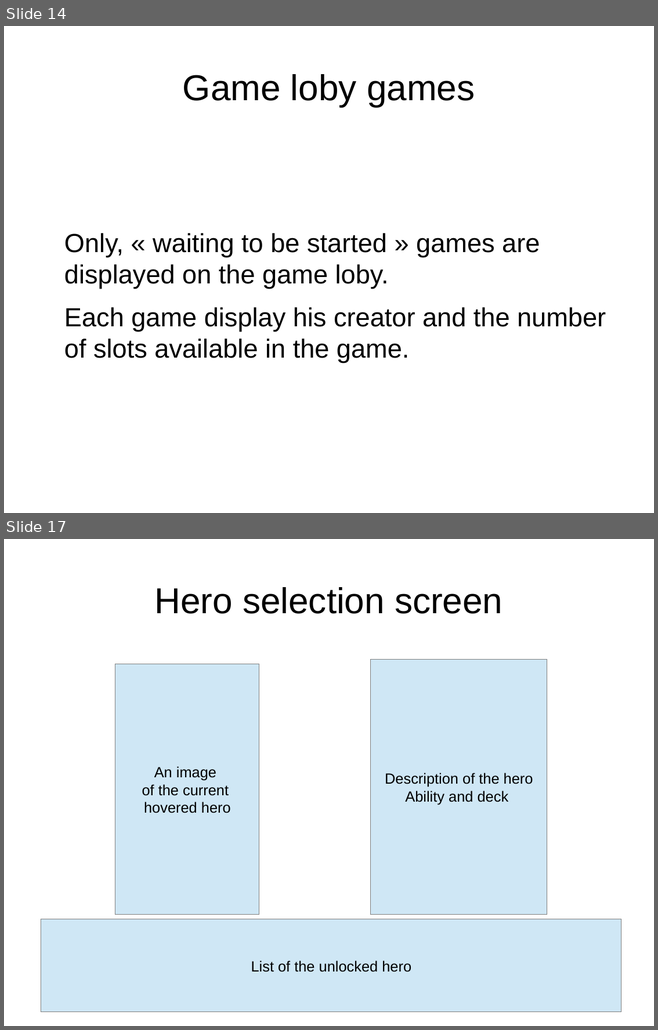
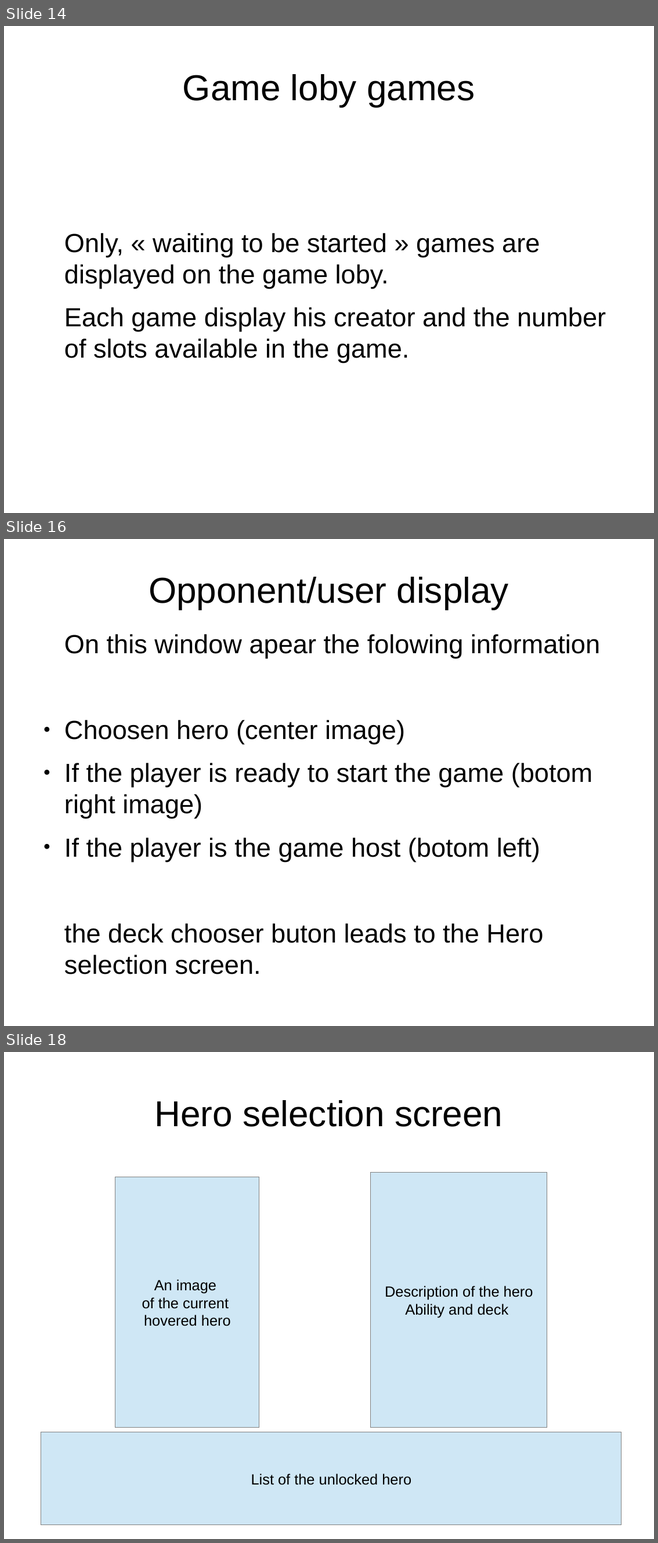
Before and after one commit to idolord/CryptDuel, a slide deck: documentation/interface CDC.odp. Shown one above the other, each under a label of ours: slides 14 and 17 before the commit, slides 14, 16 and 18 after it; the slides between them are not shown. The pictures are 658x1030 and 658x1543 pixels, drawn with LibreOffice and Linux fonts; fonts in the diff are those of the drawing. Boxes give left, top, right and bottom in pixels: in the first picture for what was removed or moved away, otherwise in the second. Text is boxed around its words. In the diff, an @@ line names an element or a change of style, - is before the commit and + after.

```diff
--- a/documentation/interface CDC.odp
+++ b/documentation/interface CDC.odp
@@ slide 16 added at [4, 539, 654, 1026], background #FFFFFF @@
@@ title added at [148, 577, 509, 610], 44 pt, text #000000 @@
+Opponent/user display
@@ text added at [64, 634, 600, 975], 32 pt, text #000000 @@
+On this window apear the folowing information
+● Choosen hero (center image)
+● If the player is ready to start the game (botom right image)
+● If the player is the game host (botom left)
+the deck chooser buton leads to the Hero selection screen.
@@ what was slide 17 is now slide 18 @@
```
Also in this commit, not shown: 1 slide changed, 1 other slide added, 1 slide removed.
